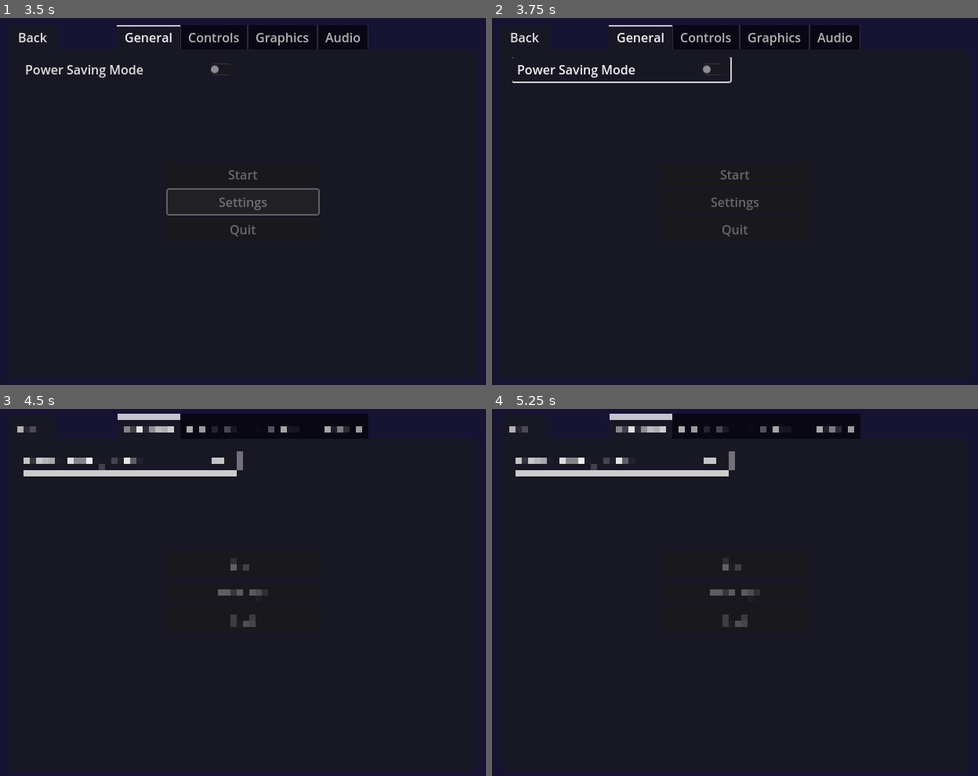
Above: before the commit, frames 1-4 (two rows, left to right).
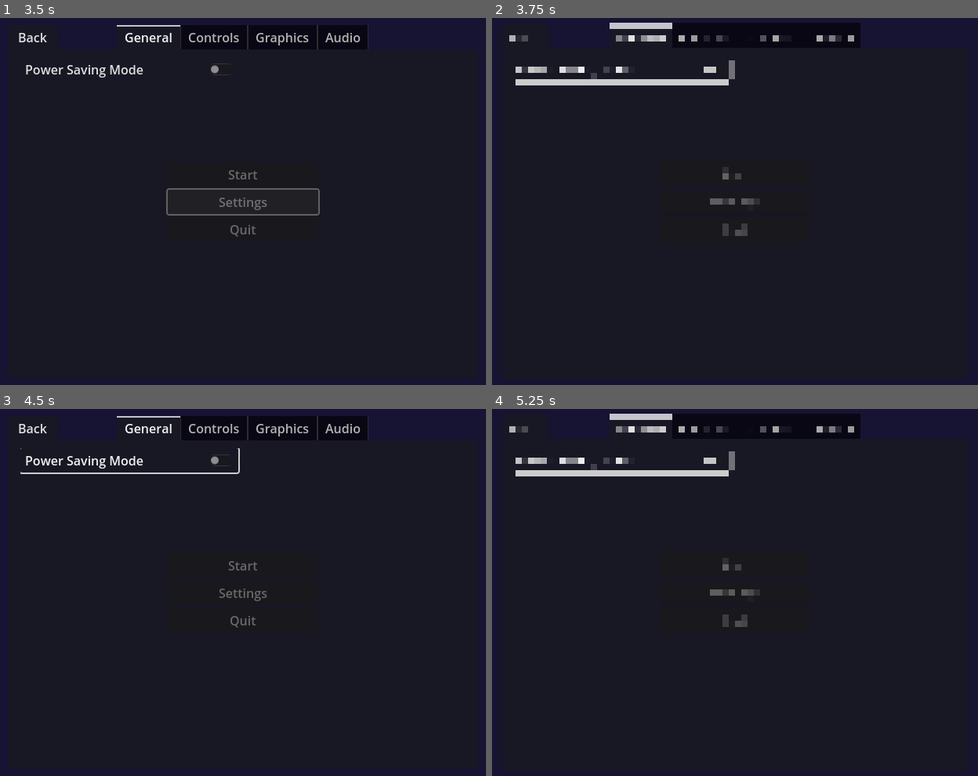
Above: after the commit, the same moments.

Repository: spirit-x64/Godot-Wild-Jam-72
Game: Godot game, scene res://scenes/menus/main_menu.tscn
Same seed, same stepped clock (60 frames per second), same inputs: the game is played once before the commit and once after it.
Inputs:
- Up to frame 1 (3.5 s): click "Start" at 0.5 s; click "Start" at 1.25 s; click "Start" at 2 s; click "Settings" at 2.75 s
- Up to frame 2 (3.75 s): click "Power Saving Mode" at 3.5 s
- Up to frame 3 (4.5 s): click "Power Saving Mode" at 4.25 s
- Up to frame 4 (5.25 s): click "Power Saving Mode" at 5 s

Frame 1 is identical in both runs. In frame 2, 2.6% of the frame differs, in the area x 3-76%, y 1-60%; in frame 3, 2.6%; in frame 4, nothing differs.

Commit message:
fix a bug with settings
emit_signal causes delay and makes the set function slow

Diff:
--- a/autoload/Settings.gd
+++ b/autoload/Settings.gd
@@ -37,5 +37,5 @@
 # General
 var power_saving: bool = false :
 	set(value):
+		power_saving = value
 		emit_signal("settings_updated")
-		power_saving = value
